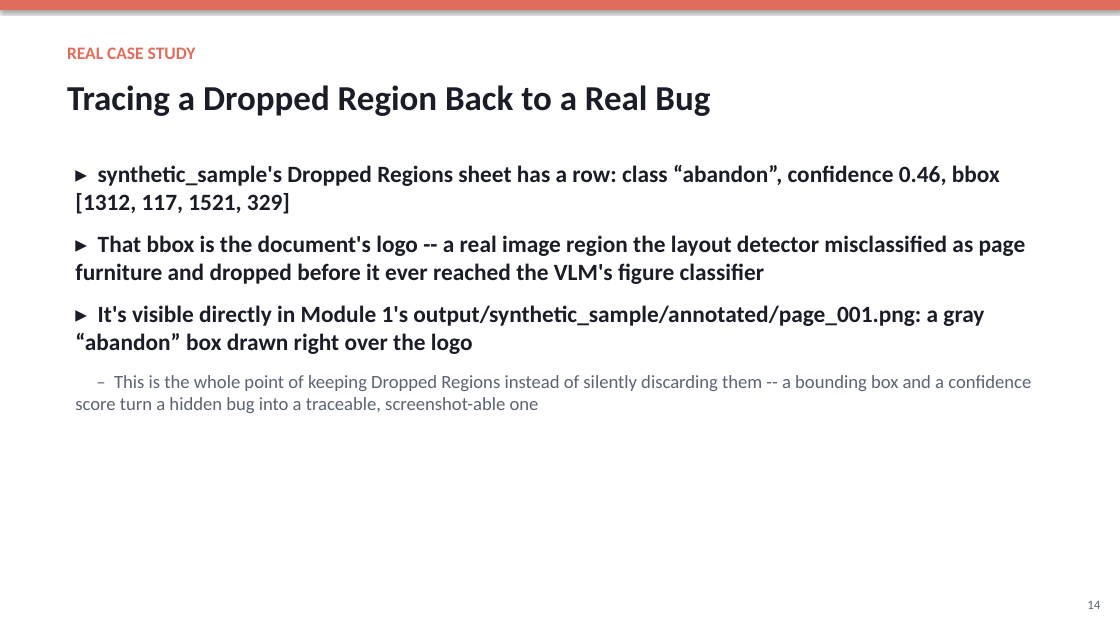
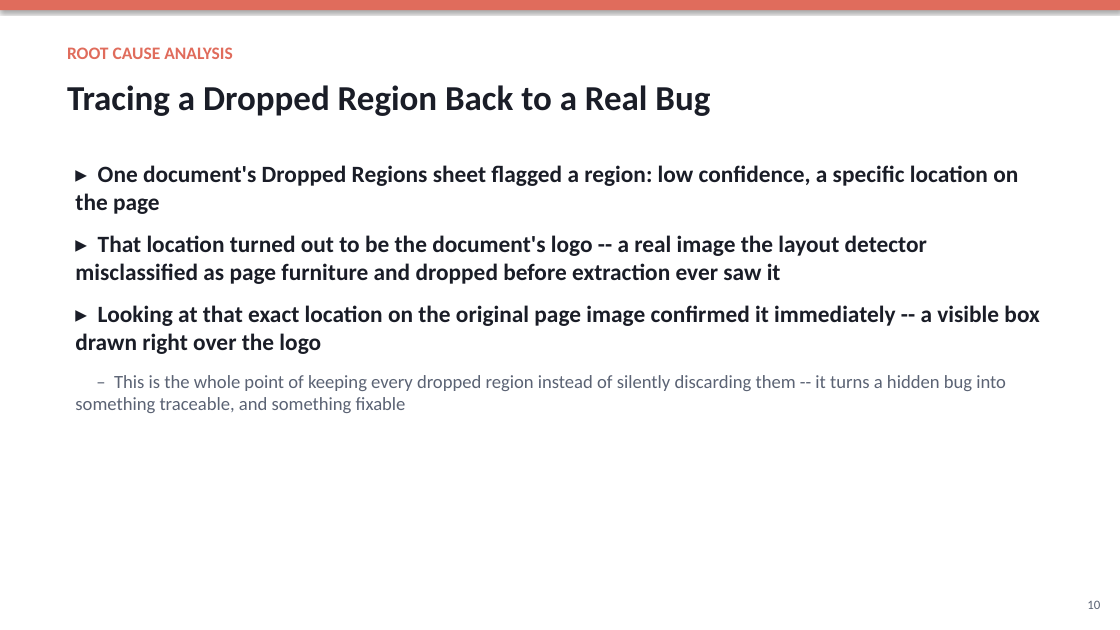
Before and after one commit to HITTESH2003/TRAINING, a slide deck: slide 10 of 2. ANALYSIS/Analysis_Module_Overview.pptx (slide 14 before the commit). Drawn at 1120x630 pixels with LibreOffice and Linux fonts; fonts in the diff are those of the drawing. Boxes give left, top, right and bottom in pixels: in the first picture for what was removed or moved away, otherwise in the second. Text is boxed around its words. In the diff, an @@ line names an element or a change of style, - is before the commit and + after.

```diff
--- a/2. ANALYSIS/Analysis_Module_Overview.pptx
+++ b/2. ANALYSIS/Analysis_Module_Overview.pptx
@@ text at box(67, 47, 233, 59): text changed @@
-REAL CASE STUDY
+ROOT CAUSE ANALYSIS
@@ text at box(75, 165, 1039, 413): text changed @@
-▸ synthetic_sample's Dropped Regions sheet has a row: class “abandon”, confidence 0.46, bbox [1312, 117, 1521, 329]
-▸ That bbox is the document's logo -- a real image region the layout detector misclassified as page furniture and dropped before it ever reached the VLM's figure classifier
-▸ It's visible directly in Module 1's output/synthetic_sample/annotated/page_001.png: a gray “abandon” box drawn right over the logo
-– This is the whole point of keeping Dropped Regions instead of silently discarding them -- a bounding box and a confidence score turn a hidden bug into a traceable, screenshot-able one
+▸ One document's Dropped Regions sheet flagged a region: low confidence, a specific location on the page
+▸ That location turned out to be the document's logo -- a real image the layout detector misclassified as page furniture and dropped before extraction ever saw it
+▸ Looking at that exact location on the original page image confirmed it immediately -- a visible box drawn right over the logo
+– This is the whole point of keeping every dropped region instead of silently discarding them -- it turns a hidden bug into something traceable, and something fixable
@@ text at box(1087, 600, 1100, 609): text changed @@
-14
+10
```
Also in this commit, not shown: 9 other slides changed, 1 slide added, 5 slides removed, 1 other file.
